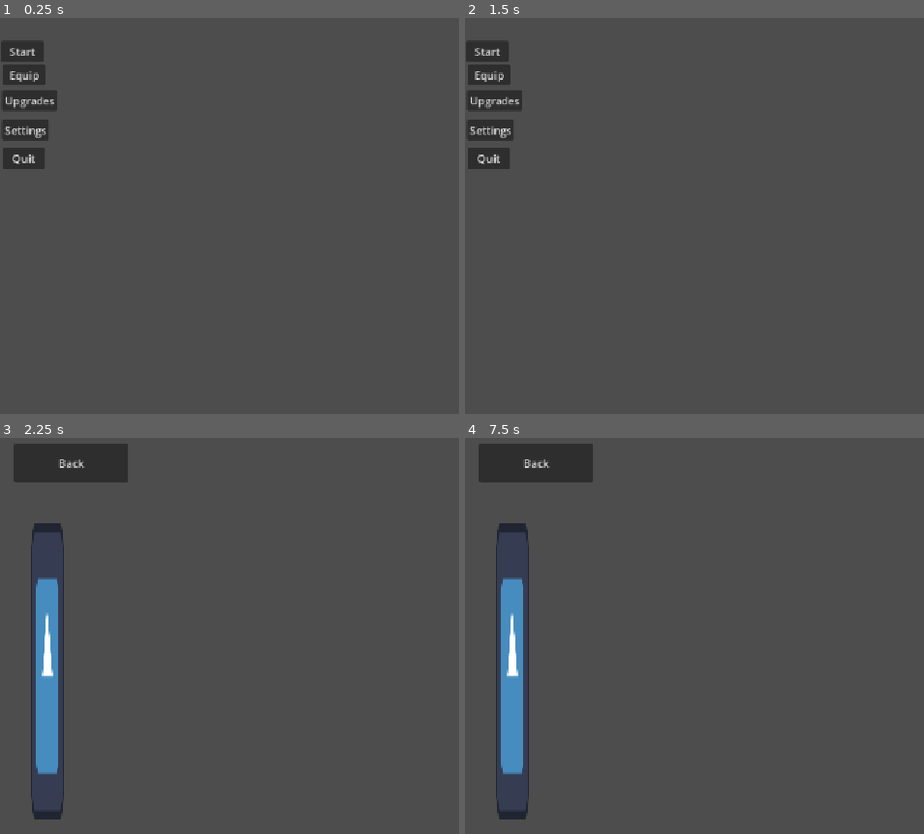
Above: before the commit, frames 1-4 (two rows, left to right).
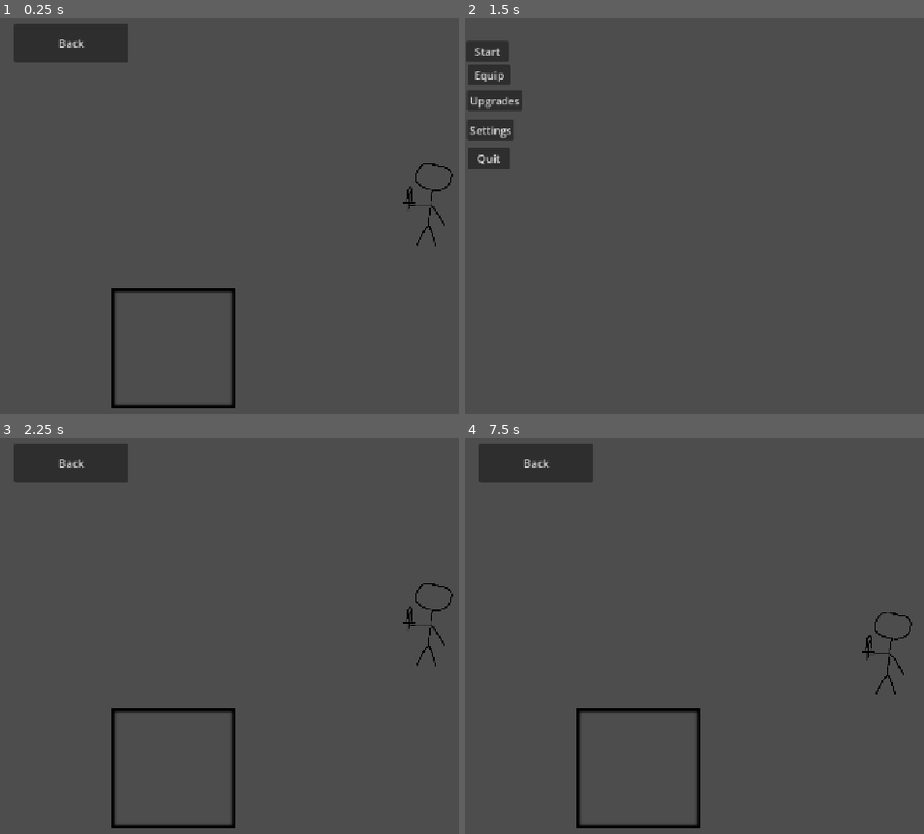
Above: after the commit, the same moments.

Repository: sschultz7177/CsGameBetter
Game: Godot game, scene res://Equip/equip.tscn
The game is run twice, just before and just after one commit, with the same random seed, the same clock (stepped at 60 frames per second) and the same inputs. Before the commit the project starts from res://Menu_Folders/Main_Menu/main_menu.tscn. The engine's default icon, where the game draws it, is replaced by a stand-in: a white triangle on a blue panel in a dark square.
Inputs (mouse positions are in pixels of both pictures, inside the frame that each line leads up to):
- Up to frame 1 (0.25 s): no input
- Up to frame 2 (1.5 s): click (487, 73) at 0.5 s, where only the run before the commit has a clickable "Equip"; click "Back" at 1.25 s
- Up to frame 3 (2.25 s): click "Equip" at 2 s
- Up to frame 4 (7.5 s): tap Enter at 2.75, 4.25, 5.75 s; move the mouse to (outside the picture) at 2.77 s; click (outside the picture) at 2.92 s; tap Space at 3.5, 5, 6.5 s; drag from (699, 675) to (813, 738) at 3.52 s; move the mouse to (outside the picture) at 4.27 s; click (outside the picture) at 4.42 s; drag from (813, 738) to (621, 588) at 5.02 s; move the mouse to (outside the picture) at 5.77 s; click (outside the picture) at 5.92 s; drag from (621, 588) to (735, 544) at 6.52 s; move the mouse to (891, 651) at 7.27 s; click (891, 651) at 7.42 s

The runs differ from the first frame. In frame 1, 5.3% of the frame differs, in the area x 0-99%, y 1-99%; in frame 2, nothing differs; in frame 3, 4.3%; in frame 4, 4.3%.

Commit message:
Kinda working drag and drop

Diff:
--- /dev/null
+++ b/Equip/Dragable.gd
@@ -0,0 +1,17 @@
+extends Sprite2D
+var is_dragging = false
+var mouse_offset
+var delay = 1
+func _physics_process(delta):
+	if is_dragging == true:
+		var tween = get_tree().create_tween()
+		tween.tween_property(self, "position", get_global_mouse_position(), delay * delta)
+func _input(event):
+	if event is InputEventMouseButton and event.button_index == MOUSE_BUTTON_LEFT:
+		if event.pressed:
+			if get_rect().has_point(to_local(event.position)):
+				print('clicked on sprite')
+				is_dragging = true
+				mouse_offset = get_global_mouse_position()-global_position
+		else:
+			is_dragging = false
--- /dev/null
+++ b/Equip/Dragable.tscn
@@ -0,0 +1,9 @@
+[gd_scene format=3 uid="uid://c0ngeuvo6wb48"]
+
+[ext_resource type="Texture2D" uid="uid://bwshrsk0kl0m0" path="res://Other_Files/sword idle.png.png" id="1_d5olu"]
+[ext_resource type="Script" uid="uid://bvuxhloe6s3ak" path="res://Equip/Dragable.gd" id="2_jkexe"]
+
+[node name="SwordIdle_png" type="Sprite2D" unique_id=1245867639]
+scale = Vector2(0.43125, 0.4)
+texture = ExtResource("1_d5olu")
+script = ExtResource("2_jkexe")
--- a/Equip/equip.tscn
+++ b/Equip/equip.tscn
@@ -1,7 +1,8 @@
 [gd_scene format=3 uid="uid://dqmv4htti1tl2"]
 
-[ext_resource type="Script" uid="uid://clqiqcnpkf4tl" path="res://Equip/Equip.gd" id="1_a6hpc"]
-[ext_resource type="Texture2D" uid="uid://cfukwqm51cpmd" path="res://Other_Files/icon.svg" id="2_xxmbu"]
+[ext_resource type="Script" uid="uid://bqswcq4rdlgya" path="res://Equip/Equip.gd" id="1_a6hpc"]
+[ext_resource type="Texture2D" uid="uid://d0dj317tt8l0n" path="res://Other_Files/New Piskel-1.png (5).png" id="2_pgltj"]
+[ext_resource type="PackedScene" uid="uid://c0ngeuvo6wb48" path="res://Equip/Dragable.tscn" id="3_tp4f1"]
 
 [node name="Equip" type="Node2D" unique_id=876713418]
 script = ExtResource("1_a6hpc")
@@ -13,9 +14,12 @@
 offset_bottom = 72.0
 text = "Back"
 
-[node name="Icon" type="Sprite2D" parent="." unique_id=610679232]
-position = Vector2(70.5, 353)
-scale = Vector2(0.3828125, 3.453125)
-texture = ExtResource("2_xxmbu")
+[node name="NewPiskel1_png(5)" type="Sprite2D" parent="." unique_id=1938837855]
+position = Vector2(258, 496.99997)
+scale = Vector2(5.8125, 5.6093736)
+texture = ExtResource("2_pgltj")
+
+[node name="SwordIdle_png" parent="." unique_id=1245867639 instance=ExtResource("3_tp4f1")]
+position = Vector2(642, 281)
 
 [connection signal="pressed" from="Back" to="." method="_on_button_pressed"]
--- a/project.godot
+++ b/project.godot
@@ -11,7 +11,7 @@
 [application]
 
 config/name="CSgame"
-run/main_scene="res://Menu_Folders/Main_Menu/main_menu.tscn"
+run/main_scene="uid://dqmv4htti1tl2"
 config/features=PackedStringArray("4.7", "Forward Plus")
 config/icon="res://Other_Files/icon.svg"
 
Not shown, added: Equip/Dragable.gd.uid
Not shown, changed: Equip/Equip.gd.uid
Binary file added: Other_Files/New Piskel-1.png (5).png
Not shown, added: Other_Files/New Piskel-1.png (5).png.import
